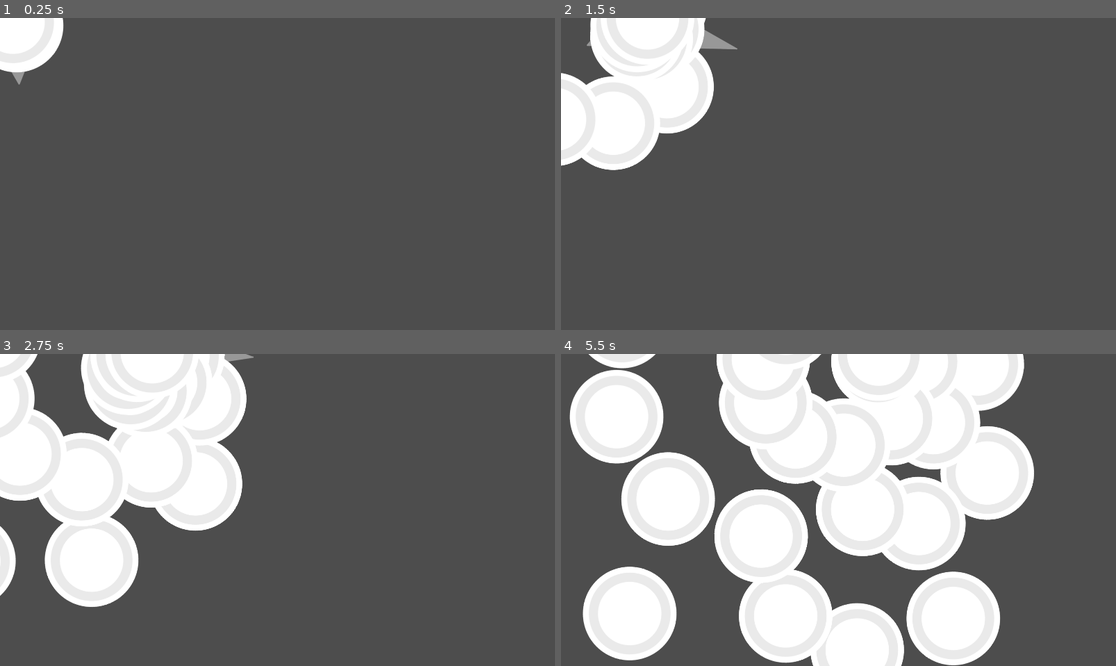
Above: before the commit, frames 1-4 (two rows, left to right).
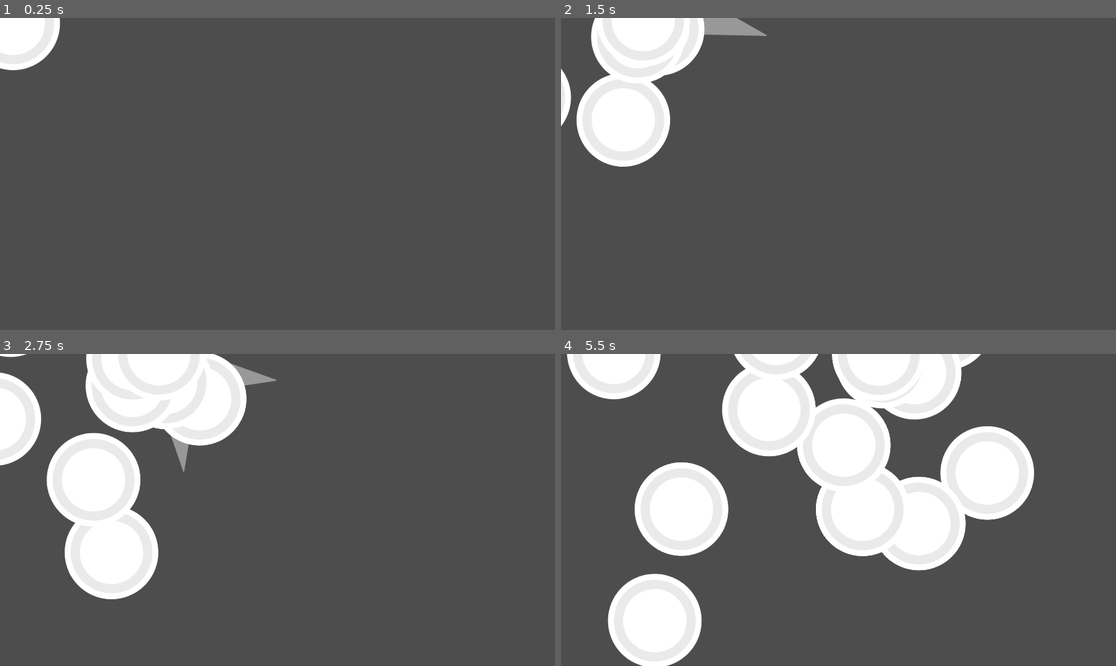
Above: after the commit, the same moments.

Repository: entityJY/deltarunesque-game
Game: Godot game, scene res://bullets/arrow_bullet.tscn
The game is run twice, just before and just after one commit, with the same random seed, the same clock (stepped at 60 frames per second) and the same inputs. This scene is started directly instead of the project's main scene.
Inputs:
- Up to frame 1 (0.25 s): no input
- Up to frame 2 (1.5 s): tap Enter (ui_accept) at 0.5, 0.77 s; hold D (right) 0.53-1.28 s; tap Shift (dash) at 0.6 s; hold S (down) from 1.28 s (still down); tap P (nextStage) at 1.35 s
- Up to frame 3 (2.75 s): tap Enter (ui_accept) at 1.52 s; release S (down) at 2.03 s; hold D (right) from 2.03 s (still down); tap Shift (dash) at 2.1 s
- Up to frame 4 (5.5 s): release D (right) at 2.78 s; hold W (up) 2.78-3.53 s; tap P (nextStage) at 2.85, 4.35 s; tap Enter (ui_accept) at 3.02, 3.77, 4.52 s; hold A (left) 3.53-5.03 s; tap Shift (dash) at 3.6, 5.1 s; hold S (down) from 5.03 s (still down)

The runs differ from the first frame. In frame 1, 0.3% of the frame differs, in the area x 0-12%, y 0-22%; in frame 2, 3.5%; in frame 3, 11%; in frame 4, 28%, in the area x 1-84%, y 0-100%.

Commit message:
jibberish

Diff:
--- a/bullets/arrow_bullet.tscn
+++ b/bullets/arrow_bullet.tscn
@@ -1,14 +1,15 @@
-[gd_scene format=3 uid="uid://kowmx5k8pbq4"]
+[gd_scene format=3 uid="uid://cqhboklveaiuc"]
 
 [ext_resource type="Script" uid="uid://b7608swl4bd5t" path="res://bullets/arrowProj.gd" id="2_4bp3c"]
 [ext_resource type="Texture2D" uid="uid://dqucx8p2v81k0" path="res://bullets/arrow_bullet.png" id="2_5ssne"]
 
 [sub_resource type="CircleShape2D" id="CircleShape2D_p3kk6"]
-radius = 77.52419
+radius = 86.05
 
 [node name="BaseBullet" type="Area2D" unique_id=1312338901 node_paths=PackedStringArray("sprite")]
 collision_mask = 10
 script = ExtResource("2_4bp3c")
+spawnDelay = 10
 sprite = NodePath("BulletSprite")
 
 [node name="CollisionShape2D" type="CollisionShape2D" parent="." unique_id=1083842383]
@@ -16,5 +17,5 @@
 shape = SubResource("CircleShape2D_p3kk6")
 
 [node name="BulletSprite" type="Sprite2D" parent="." unique_id=1388117145]
-position = Vector2(-3.9999998, 0)
+position = Vector2(-116, 0)
 texture = ExtResource("2_5ssne")
--- a/bullets/laser.tscn
+++ b/bullets/laser.tscn
@@ -11,6 +11,7 @@
 collision_mask = 2
 script = ExtResource("1_hggxy")
 laser_duration = 2.0
+r_acc = 0.0
 
 [node name="CollisionShape2D" type="CollisionShape2D" parent="." unique_id=1485248790]
 shape = SubResource("RectangleShape2D_42eio")
Not shown: 1 places in bullets/bouncyBullet.tscn that only renumber resources
Not shown: 1 places in bullets/laser.tscn that only renumber resources
